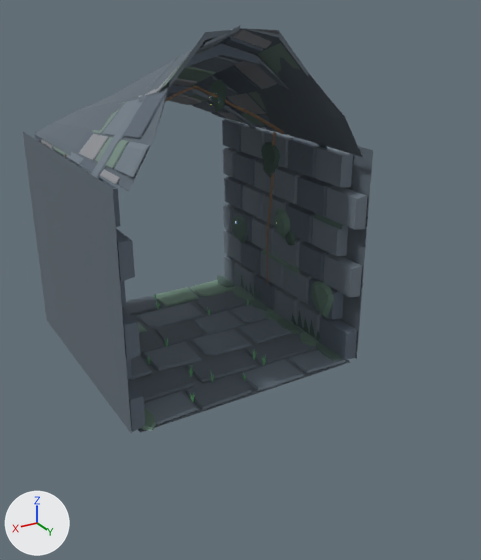
What one commit did to the glTF model assets/models/tile_grotto_connector.glb.
Both versions are drawn from a camera (50 mm lens) standing at (4.52, 7.12, 5.44) and looking at (-0.08, -0.55, 1.61). Every picture has the same lights, and +X, +Y and +Z are marked at lower left. The picture after the commit comes second. Vertices at exactly the same position are counted once.

Objects in the first picture: 'Tile_Grotto_Connector'.
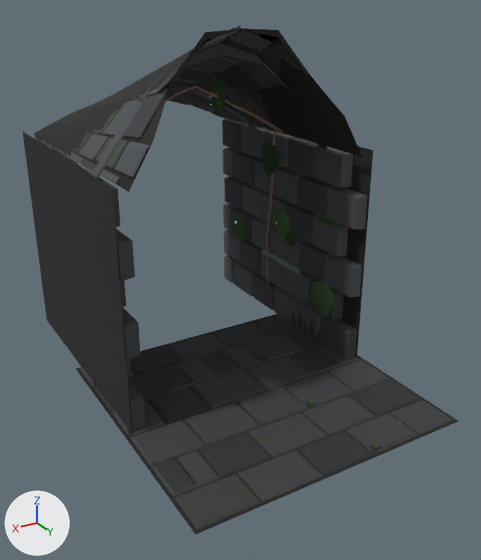
Pixel boxes [x1, y1, x2, y2] of what changed, in the pictures (481 x 560 px):
'Tile_Grotto_Connector', recoloured, reshaped (darker, 24% wider, 25% taller): before [23, 25, 373, 434]; after [23, 25, 458, 535]
part 1 of me_tile_grotto_connector, rebuilt (86% wider, 38% taller): before [299, 331, 320, 346]; after [283, 329, 323, 350]
part 2 of me_tile_grotto_connector, rebuilt (107% wider, 54% taller): before [130, 408, 156, 431]; after [111, 401, 166, 437]
part 3 of me_tile_grotto_connector, rebuilt: before [132, 367, 195, 402]; after [95, 373, 167, 411]
part 4 of me_tile_grotto_connector, rebuilt: before [144, 391, 198, 425]; after [148, 387, 211, 424]
part 5 of me_tile_grotto_connector, rebuilt: before [240, 359, 304, 391]; after [245, 357, 312, 390]
part 6 of me_tile_grotto_connector, rebuilt (24% wider, 24% taller): before [289, 350, 346, 374]; after [289, 345, 360, 375]
part 7 of me_tile_grotto_connector, rebuilt: before [130, 355, 153, 380]; after [80, 368, 136, 388]
part 8 of me_tile_grotto_connector, rebuilt: before [239, 319, 291, 344]; after [254, 315, 298, 336]
part 9 of me_tile_grotto_connector, rebuilt (12% wider, 11% taller): before [185, 375, 253, 410]; after [191, 370, 267, 409]
part 10 of me_tile_grotto_connector, rebuilt (14% narrower): before [185, 350, 257, 383]; after [201, 345, 263, 376]
part 11 of me_tile_grotto_connector, rebuilt (15% narrower, 9% shorter): before [245, 333, 317, 365]; after [244, 334, 305, 363]
part 12 of me_tile_grotto_connector, deleted: before [123, 275, 350, 432]
part 13 of me_tile_grotto_connector, built on: before [143, 304, 345, 371]; after [76, 314, 458, 535]

The change, as a list of edits to the scene's bpy script:
```text
Change mat_m_floor_grout:
    mat_m_floor_grout.base_color: (0.12, 0.15, 0.18) -> (0.018, 0.017, 0.016)  # greyish blue #616c76 -> black #242322
Change mat_m_dungeon_stone:
    mat_m_dungeon_stone.base_color: (0.17, 0.21, 0.25) -> (0.075, 0.082, 0.09)  # greyish blue #737e89 -> dark grey #4d5155
Change mat_m_dungeon_stone_dark:
    mat_m_dungeon_stone_dark.base_color: (0.11, 0.14, 0.18) -> (0.045, 0.05, 0.055)  # greyish blue #5d6976 -> dark grey #3c3f42
Change mat_m_dungeon_floor:
    mat_m_dungeon_floor.base_color: (0.15, 0.19, 0.23) -> (0.045, 0.048, 0.052)  # greyish blue #6c7984 -> dark grey #3c3e40
Change mat_m_dungeon_floor_dark:
    mat_m_dungeon_floor_dark.base_color: (0.11, 0.14, 0.17) -> (0.028, 0.03, 0.034)  # greyish blue #5d6973 -> dark grey #2f3034
Change mat_m_dungeon_floor_mossy:
    mat_m_dungeon_floor_mossy.base_color: (0.18, 0.29, 0.23) -> (0.04, 0.046, 0.038)  # greyish green #769384 -> dark grey #383d37
Change mat_m_dungeon_stone_warm:
    mat_m_dungeon_stone_warm.base_color: (0.28, 0.29, 0.31) -> (0.085, 0.08, 0.075)  # grey #909397 -> dark grey #52504d
Change me_tile_grotto_connector:
    remove me_tile_grotto_connector.from_pydata(...)  # 3033 vertices, 3751 faces; spans x -1.95..1.95, y -4.18..0.08, z -0.01..5.09
    add me_tile_grotto_connector.from_pydata(...)  # 2518 vertices, 3173 faces; spans x -2.05..2.05, y -4.0..2.05, z 0.0..5.09
    me_tile_grotto_connector part 1: the loose piece of 17 vertices spanning x -1.86..-1.48, y -1.23..-0.67, z 0.01..0.06 is rebuilt with 8 vertices and now spans x -2.0..-1.41, y -1.34..-0.66, z 0.01..0.04, in mat_m_dungeon_floor_dark (dark grey #2f3034)
    me_tile_grotto_connector part 2: the loose piece of 17 vertices spanning x 1.51..1.89, y -0.53..0.08, z 0.01..0.06 is rebuilt with 9 vertices and now spans x 1.46..2.0, y -0.64..0.04, z 0.01..0.04
    me_tile_grotto_connector part 3: the loose piece of 10 vertices spanning x 0.65..1.74, y -1.22..-0.64, z 0.0..0.05 is rebuilt with 8 vertices and now spans x 1.11..2.0, y -1.34..-0.66, z 0.01..0.03
    me_tile_grotto_connector part 4: the loose piece of 10 vertices spanning x 0.91..1.74, y -0.58..-0.02, z 0.0..0.04 is rebuilt with 8 vertices and now spans x 0.76..1.44, y -0.64..0.04, z 0.01..0.04, in mat_m_dungeon_floor_dark (dark grey #2f3034)
    me_tile_grotto_connector part 5: the loose piece of 8 vertices spanning x -0.93..-0.07, y -0.59..-0.01, z 0.0..0.05 is rebuilt with 8 vertices and now spans x -1.04..-0.21, y -0.64..0.04, z 0.01..0.03
    me_tile_grotto_connector part 6: the loose piece of 8 vertices spanning x -1.76..-0.99, y -0.58..-0.02, z 0.0..0.03 is rebuilt with 12 vertices and now spans x -2.0..-1.06, y -0.64..0.04, z 0.01..0.03
    me_tile_grotto_connector part 7: the loose piece of 8 vertices spanning x 1.02..1.76, y -1.93..-1.27, z 0.0..0.04 is rebuilt with 9 vertices and now spans x 1.31..2.0, y -2.0..-1.36, z 0.01..0.04
    me_tile_grotto_connector part 8: the loose piece of 8 vertices spanning x -1.72..-0.84, y -1.93..-1.28, z 0.0..0.03 is rebuilt with 9 vertices and now spans x -2.0..-1.21, y -2.0..-1.36, z 0.01..0.03
    me_tile_grotto_connector part 9: the loose piece of 8 vertices spanning x 0.0..0.87, y -0.57..-0.02, z 0.0..0.05 is rebuilt with 8 vertices and now spans x -0.19..0.74, y -0.64..0.04, z 0.01..0.04, in mat_m_dungeon_floor (dark grey #3c3e40)
    me_tile_grotto_connector part 10: the loose piece of 8 vertices spanning x -0.49..0.54, y -1.24..-0.62, z 0.0..0.05 is rebuilt with 12 vertices and now spans x -0.59..0.19, y -1.34..-0.66, z 0.01..0.04
    me_tile_grotto_connector part 11: the loose piece of 8 vertices spanning x -1.73..-0.51, y -1.2..-0.62, z 0.0..0.03 is rebuilt with 9 vertices and now spans x -1.39..-0.61, y -1.34..-0.66, z 0.01..0.04
    me_tile_grotto_connector part 12: 82 loose pieces with 686 vertices, spanning x -1.91..1.91, y -4.18..0.0, z -0.01..0.39, are deleted
    me_tile_grotto_connector part 13: 70 vertices removed from x -1.91..0.97, y -2.6..-0.08, z 0.0..0.06; 251 vertices added at x -2.05..2.05, y -2.05..2.05, z 0.0..0.04
    remove me_tile_grotto_connector.materials.append(mat_m_dungeon_grass)  # green #6fb581
```
